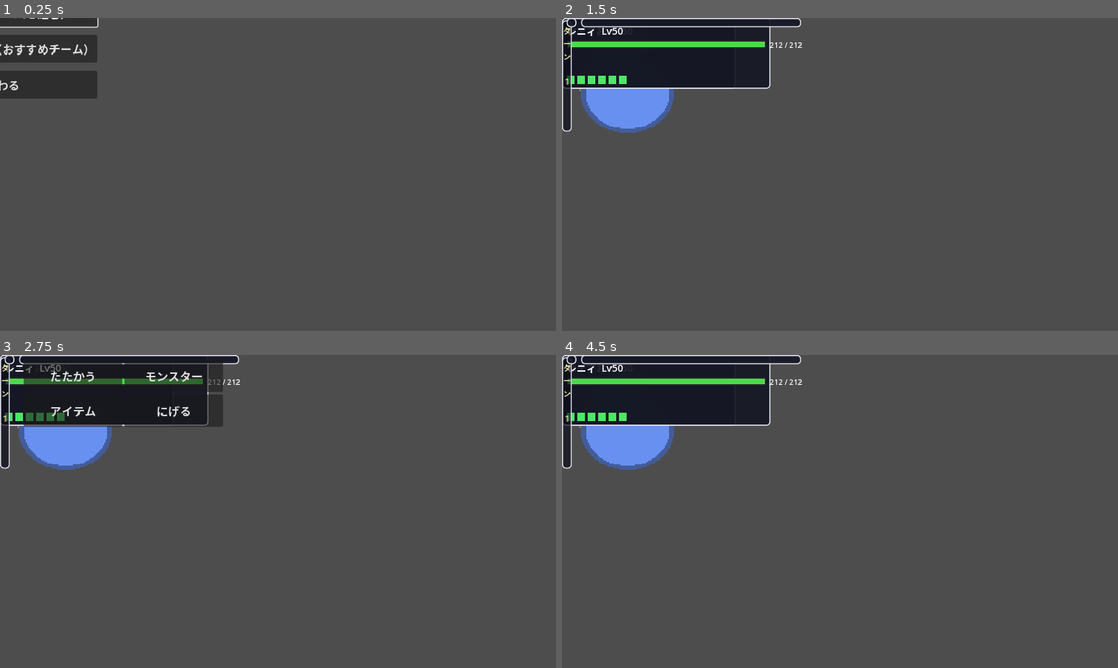
Above: before the commit, frames 1-4 (two rows, left to right).
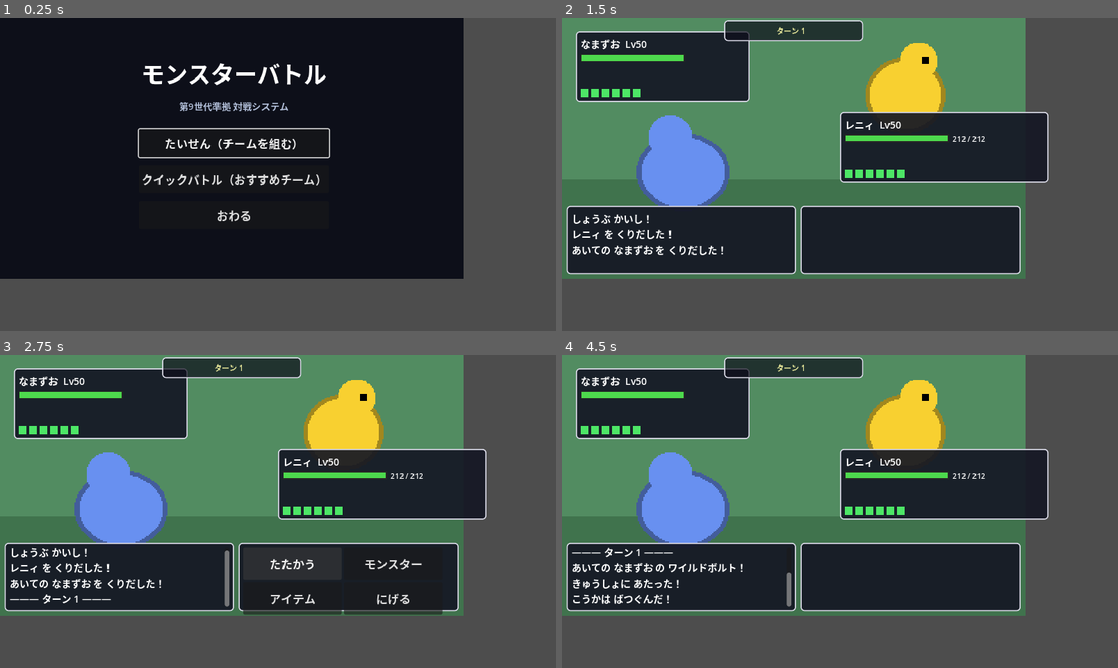
Above: after the commit, the same moments.

Repository: sevenssumeragi-code/pokemon
Game: Godot game, scene res://scenes/main.tscn
The game is run twice, just before and just after one commit, with the same random seed, the same clock (stepped at 60 frames per second) and the same inputs.
Inputs (mouse positions are in pixels of both pictures, inside the frame that each line leads up to):
- Up to frame 1 (0.25 s): no input
- Up to frame 2 (1.5 s): click "クイックバトル（おすすめチーム）" at 0.5 s; tap Enter at 1.25 s; move the mouse to (962, 158) at 1.27 s; click (962, 158) at 1.42 s
- Up to frame 3 (2.75 s): tap Space at 2 s; drag from (166, 527) to (250, 574) at 2.02 s
- Up to frame 4 (4.5 s): click "たたかう" at 2.75 s; click "たきのぼり みず PP 24/24" at 3.5 s; tap Enter at 4.25 s; move the mouse to (895, 442) at 4.27 s; click (895, 442) at 4.42 s

The runs differ from the first frame. In frame 1, 69% of the frame differs, in the area x 0-84%, y 0-84%; in frame 2, 66%; in frame 3, 66%; in frame 4, 66%.

Commit message:
UI: explicit root sizing, HP bar layout fix, screenshot tool; reference screenshots
Co-Authored-By: Claude Fable 5.1 <noreply@anthropic.com>
Claude-Session: https://claude.ai/code/session_01TdERNpyxrCgh3cwQFBbSt3

Diff:
--- /dev/null
+++ b/tools/screenshot.gd
@@ -0,0 +1,52 @@
+extends SceneTree
+## Capture screenshots of the UI screens (needs a display, e.g. xvfb-run).
+## xvfb-run -s "-screen 0 960x540x24" godot --path . --rendering-driver opengl3 -s tools/screenshot.gd
+
+var _step := 0
+var _frames := 0
+var _main: MainUI
+var _bs: BattleScreen
+
+func _initialize() -> void:
+	GameData.ensure_loaded()
+	DirAccess.make_dir_recursive_absolute(ProjectSettings.globalize_path("res://reports/screenshots"))
+	_main = MainUI.new()
+	root.add_child(_main)
+
+func _shot(name: String) -> void:
+	var img := root.get_viewport().get_texture().get_image()
+	img.save_png("res://reports/screenshots/%s.png" % name)
+	print("saved ", name)
+
+func _process(_d: float) -> bool:
+	_frames += 1
+	match _step:
+		0:
+			if _frames > 10:
+				_shot("01_title"); _step = 1; _frames = 0
+				_main.show_team_builder()
+		1:
+			if _frames > 10:
+				_shot("02_team_builder"); _step = 2; _frames = 0
+				_main.start_battle(TeamStore.default_team())
+				_bs = _main._current
+				_bs.message_delay = 0.0
+		2:
+			if _frames > 30:
+				_shot("03_battle_start"); _step = 3; _frames = 0
+				_bs._show_moves()
+		3:
+			if _frames > 5:
+				_shot("04_battle_moves"); _step = 4; _frames = 0
+				_bs._choose_move(0)
+		4:
+			if _frames > 90:
+				_shot("05_battle_after_turn"); _step = 5; _frames = 0
+				_bs._show_switch(false)
+		5:
+			if _frames > 5:
+				_shot("06_battle_switch")
+				EffectRegistry.reset()
+				quit(0)
+				return true
+	return false
--- a/ui/battle_screen.gd
+++ b/ui/battle_screen.gd
@@ -47,7 +47,7 @@
 var _bag_note: Label
 
 func _ready() -> void:
-	set_anchors_preset(Control.PRESET_FULL_RECT)
+	UITheme.fill_parent(self)
 	GameData.ensure_loaded()
 	_build_ui()
 	if not player_team.is_empty():
@@ -122,6 +122,7 @@
 	_enemy_bar = HPBar.new()
 	_enemy_bar.show_numbers = false
 	_enemy_bar.custom_minimum_size = Vector2(240, 14)
+	_enemy_bar.size_flags_horizontal = Control.SIZE_SHRINK_BEGIN
 	ev.add_child(_enemy_bar)
 	_enemy_status = UITheme.make_label("", 13, Color(1, 0.85, 0.5))
 	ev.add_child(_enemy_status)
@@ -141,7 +142,8 @@
 	_player_name = UITheme.make_label("", 17)
 	pv.add_child(_player_name)
 	_player_bar = HPBar.new()
-	_player_bar.custom_minimum_size = Vector2(220, 14)
+	_player_bar.custom_minimum_size = Vector2(200, 14)
+	_player_bar.size_flags_horizontal = Control.SIZE_SHRINK_BEGIN
 	pv.add_child(_player_bar)
 	_player_status = UITheme.make_label("", 13, Color(1, 0.85, 0.5))
 	pv.add_child(_player_status)
--- a/ui/main.gd
+++ b/ui/main.gd
@@ -5,15 +5,22 @@
 var _current: Control = null
 
 func _ready() -> void:
-	set_anchors_preset(Control.PRESET_FULL_RECT)
+	UITheme.fill_parent(self)
 	GameData.ensure_loaded()
+	get_tree().root.size_changed.connect(_on_resized)
 	show_title()
+
+func _on_resized() -> void:
+	UITheme.fill_parent(self)
+	if _current != null:
+		UITheme.fill_parent(_current)
 
 func _swap(node: Control) -> void:
 	if _current != null:
 		_current.queue_free()
 	_current = node
 	add_child(node)
+	UITheme.fill_parent(node)
 
 func show_title() -> void:
 	var t := TitleScreen.new()
--- a/ui/team_builder.gd
+++ b/ui/team_builder.gd
@@ -23,7 +23,7 @@
 var _updating := false
 
 func _ready() -> void:
-	set_anchors_preset(Control.PRESET_FULL_RECT)
+	UITheme.fill_parent(self)
 	GameData.ensure_loaded()
 	_species_ids = GameData.species.keys()
 	_species_ids.sort()
--- a/ui/title_screen.gd
+++ b/ui/title_screen.gd
@@ -7,7 +7,7 @@
 signal quit_game
 
 func _ready() -> void:
-	set_anchors_preset(Control.PRESET_FULL_RECT)
+	UITheme.fill_parent(self)
 	var bg := ColorRect.new()
 	bg.color = Color(0.05, 0.06, 0.1)
 	bg.set_anchors_preset(Control.PRESET_FULL_RECT)
--- a/ui/ui_theme.gd
+++ b/ui/ui_theme.gd
@@ -1,6 +1,15 @@
 class_name UITheme
 extends RefCounted
 ## Shared styling helpers for the 2D UI (code-built).
+
+## Make a Control fill its parent (works for code-created roots under the Window too).
+static func fill_parent(c: Control) -> void:
+	c.set_anchors_and_offsets_preset(Control.PRESET_FULL_RECT)
+	var parent := c.get_parent()
+	if parent is Window:
+		c.size = (parent as Window).size
+	elif parent is Control:
+		c.size = (parent as Control).size
 
 static func panel_style(bg: Color = Color(0.08, 0.09, 0.14, 0.92), border: Color = Color(0.85, 0.85, 0.9)) -> StyleBoxFlat:
 	var sb := StyleBoxFlat.new()
Binary file added: reports/screenshots/01_title.png
Binary file added: reports/screenshots/02_team_builder.png
Binary file added: reports/screenshots/03_battle_start.png
Binary file added: reports/screenshots/04_battle_moves.png
Binary file added: reports/screenshots/05_battle_after_turn.png
Binary file added: reports/screenshots/06_battle_switch.png
